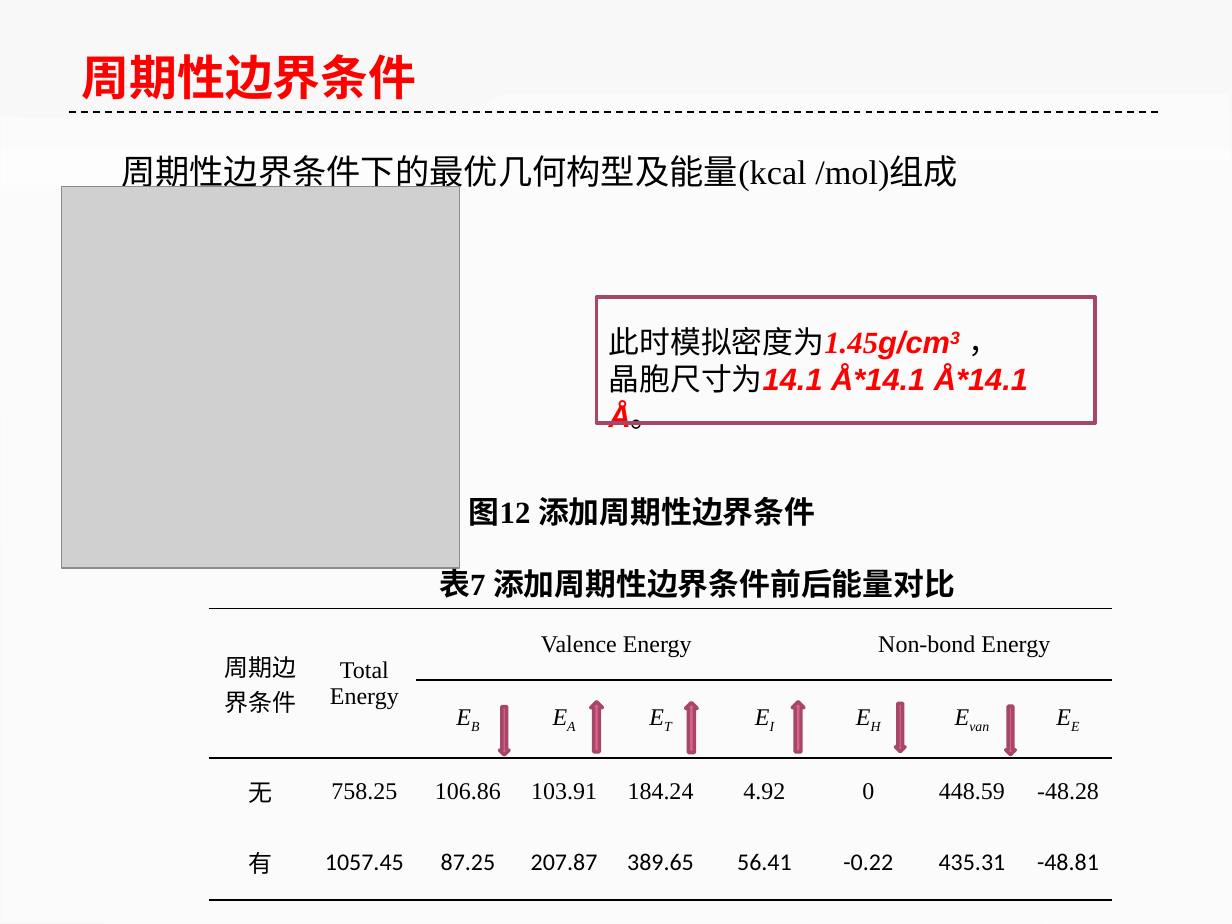
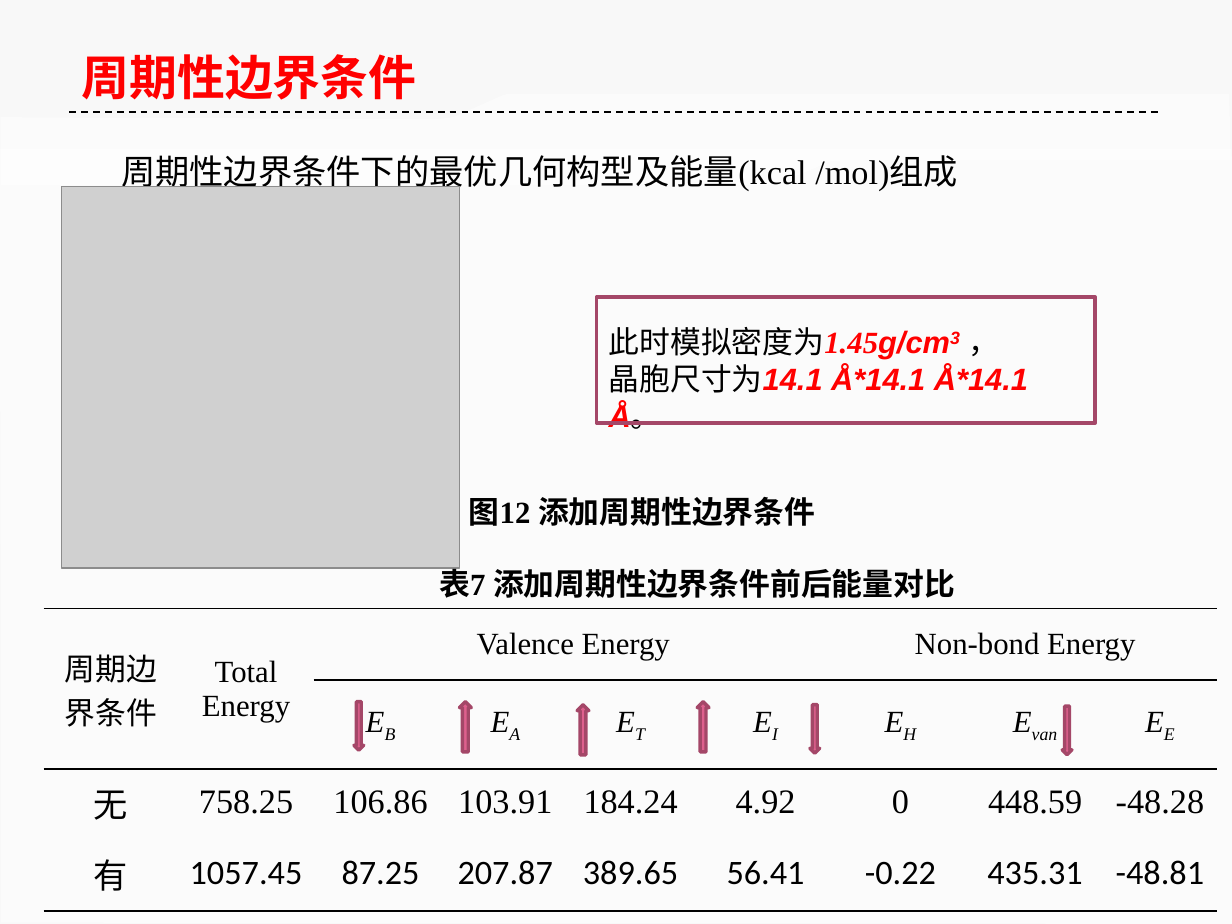
Before and after one commit to ilvcr/GraduationProject, a slide deck: slide 23 of ppt/yoghourtppt.pptx. Drawn at 1232x924 pixels with LibreOffice and Linux fonts; fonts in the diff are those of the drawing; grey boxes stand for pictures. Boxes give left, top, right and bottom in pixels: in the first picture for what was removed or moved away, otherwise in the second. Text is boxed around its words. In the diff, an @@ line names an element or a change of style, - is before the commit and + after.

```diff
--- a/ppt/yoghourtppt.pptx
+++ b/ppt/yoghourtppt.pptx
@@ table at (43,609,1218,901) @@
@@ size 14 to 18 pt in "周期边界条件", "Total Energy", "Valence Energy", "Non-bond Energy" and 7 more places @@
@@ size 14 to 20 pt in "无", "758.25", "106.86", "103.91" and 14 more places @@
@@ table: place and size @@
-table at (208,609,1110,901)
+table at (43,609,1218,901)
@@ down arrow: place and size @@
-down arrow at (499,707,509,755)
+down arrow at (354,702,363,750)
@@ up arrow: place and size @@
-up arrow at (590,702,602,753)
+up arrow at (460,702,472,753)
@@ up arrow: place and size @@
-up arrow at (685,702,697,753)
+up arrow at (578,705,590,755)
@@ up arrow: place and size @@
-up arrow at (792,702,804,753)
+up arrow at (697,702,710,753)
@@ down arrow: place and size @@
-down arrow at (896,703,906,752)
+down arrow at (809,705,819,753)
@@ down arrow: place and size @@
-down arrow at (1005,706,1015,754)
+down arrow at (1062,706,1072,754)
```
Also in this commit, not shown: 5 other slides changed.
